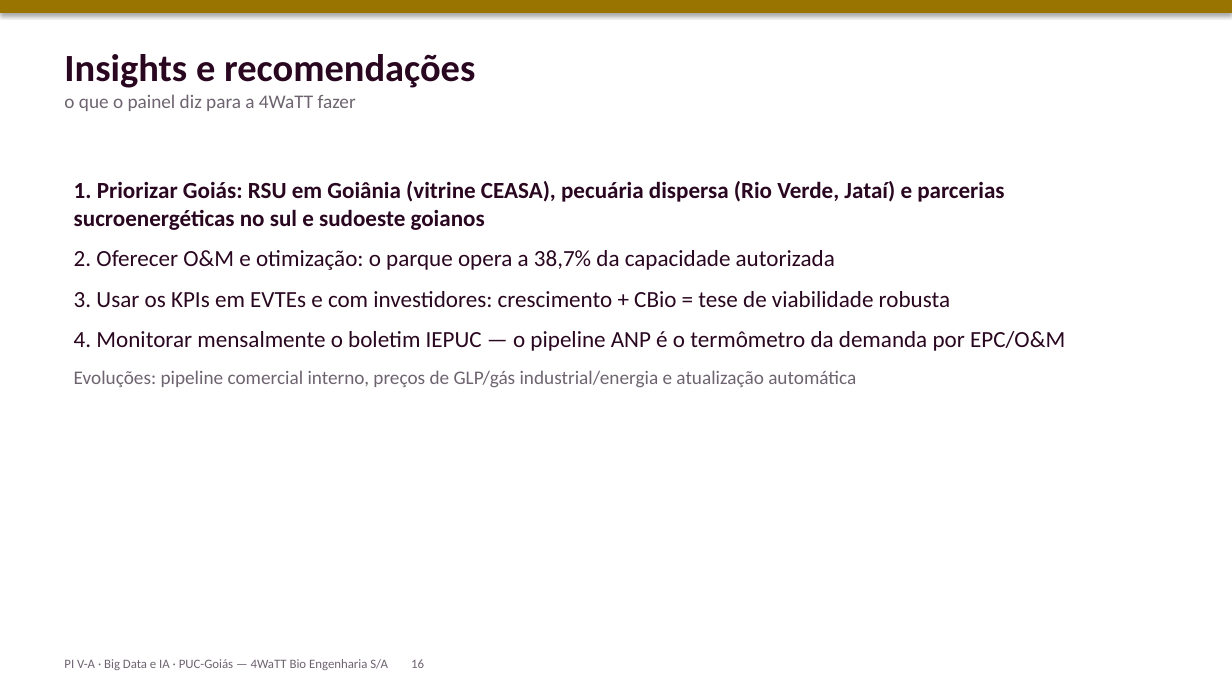
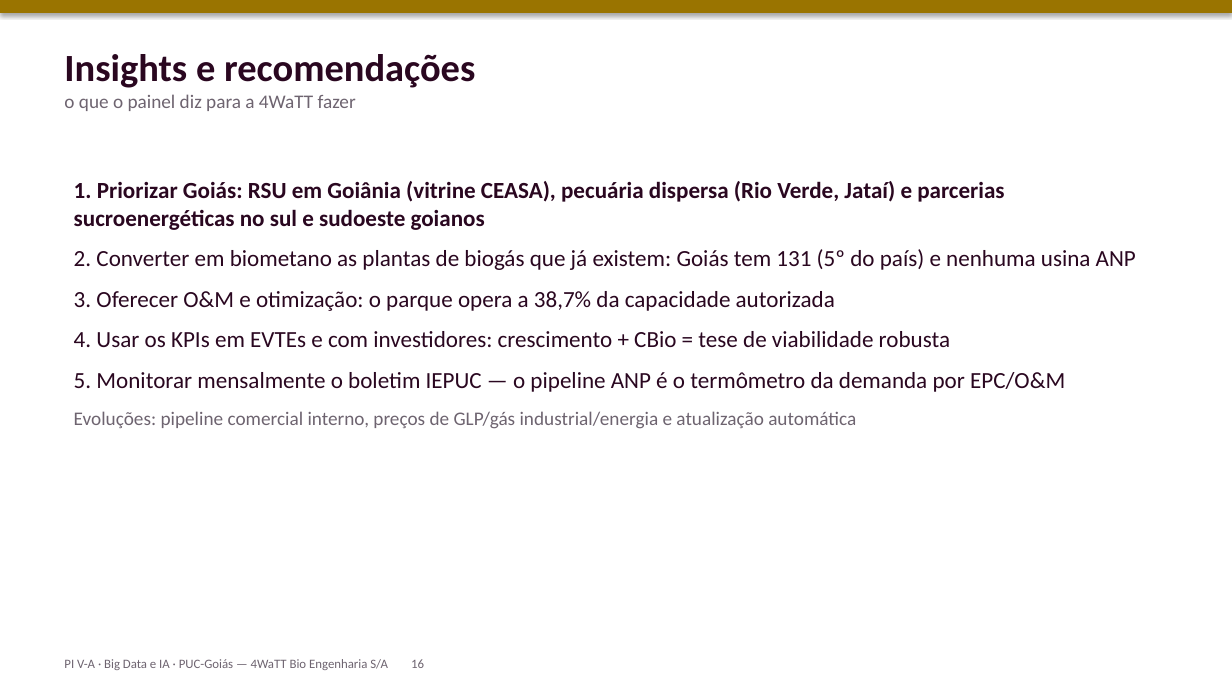
Before and after one commit to NathanC16/Radar-Econ-mico-do-Biometano, a slide deck: slide 16 of apresentacao/apresentacao_oral.pptx. Drawn at 1232x693 pixels with LibreOffice and Linux fonts; fonts in the diff are those of the drawing. Boxes give left, top, right and bottom in pixels: in the first picture for what was removed or moved away, otherwise in the second. Text is boxed around its words. In the diff, an @@ line names an element or a change of style, - is before the commit and + after.

Commit message:
Revisão geral: consistência dos números de Goiás, referências em ordem alfabética e metadados
- Painel: Goiás com 131 plantas de biogás (CIBiogás 2025) também na Visão Geral;
  ranking da CIBiogás ordenado explicitamente; data da fonte das 122 plantas unificada
- Relatório: busca literal inclui CIBiogás/ABEGÁS; Goiás sem produção de biometano
  (não 'quase nenhuma'); resultados citam os KPIs novos; referências em ordem alfabética
- Slides: recomendação de converter plantas de biogás existentes; supervisor nomeado;
  data de criação correta nos metadados; imports não usados removidos
- README: descrição dos dados brutos e da validação atualizada

```diff
--- a/apresentacao/apresentacao_oral.pptx
+++ b/apresentacao/apresentacao_oral.pptx
@@ text at box(74, 249, 1136, 392): text changed @@
-2. Oferecer O&M e otimização: o parque opera a 38,7% da capacidade autorizada
-3. Usar os KPIs em EVTEs e com investidores: crescimento + CBio = tese de viabilidade robusta
-4. Monitorar mensalmente o boletim IEPUC — o pipeline ANP é o termômetro da demanda por EPC/O&M
+2. Converter em biometano as plantas de biogás que já existem: Goiás tem 131 (5º do país) e nenhuma usina ANP
+3. Oferecer O&M e otimização: o parque opera a 38,7% da capacidade autorizada
+4. Usar os KPIs em EVTEs e com investidores: crescimento + CBio = tese de viabilidade robusta
+5. Monitorar mensalmente o boletim IEPUC — o pipeline ANP é o termômetro da demanda por EPC/O&M
```
Also in this commit, not shown: 3 other slides changed, 4 other files.
